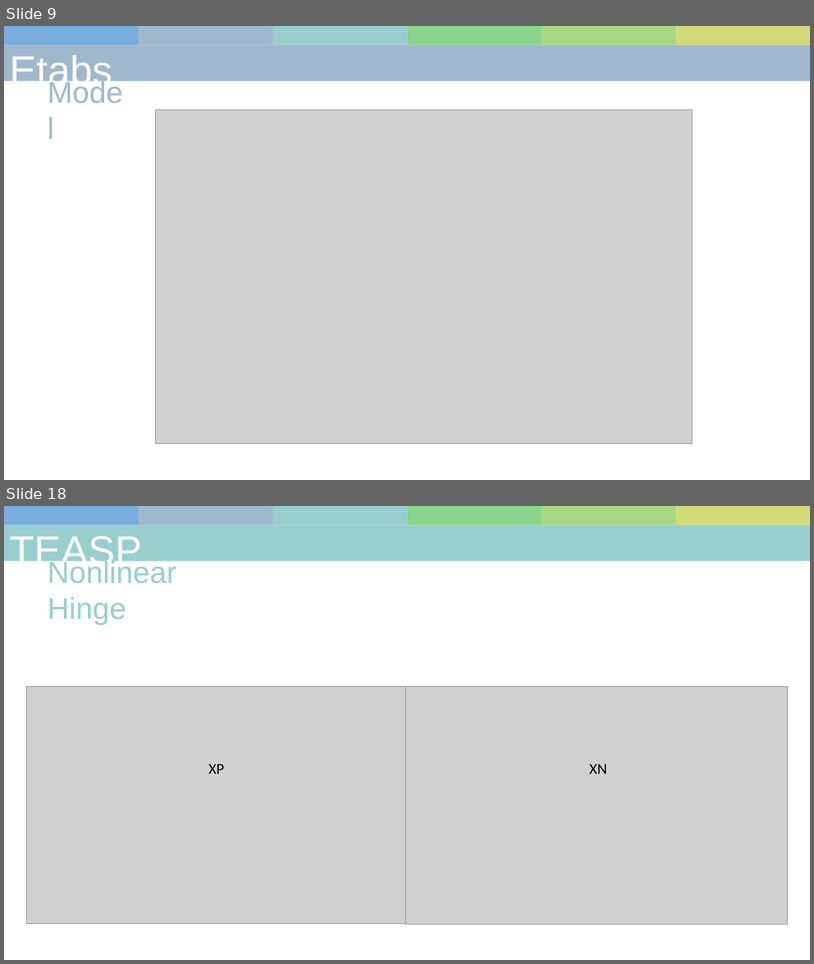
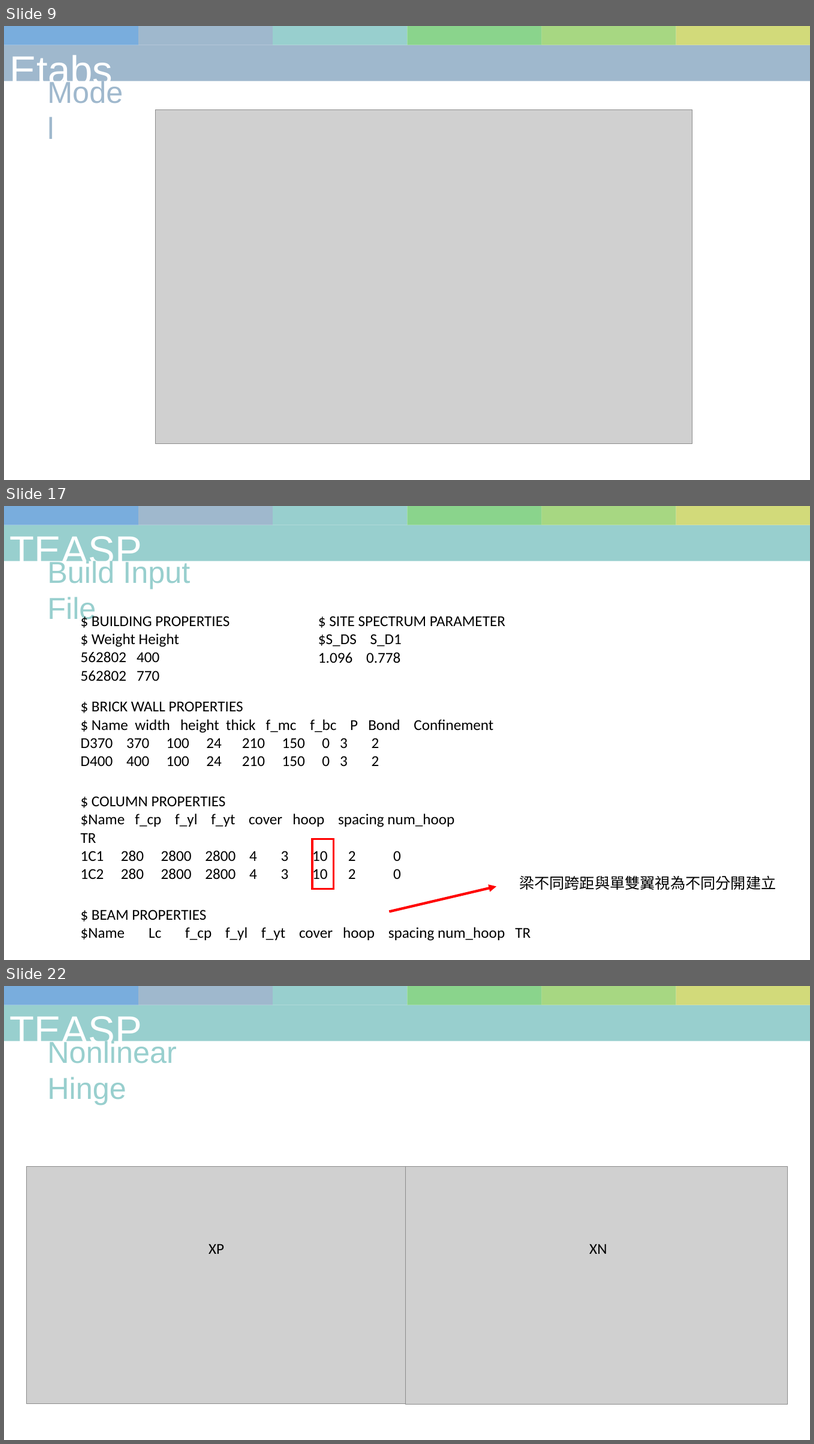
Before and after one commit to skyran1278/matlab, a slide deck: 10-pa/project/20190102.pptx. Shown one above the other, each under a label of ours: slides 9 and 18 before the commit, slides 9, 17 and 22 after it; the slides between them are not shown. The pictures are 814x964 and 814x1444 pixels, drawn with LibreOffice and Linux fonts; fonts in the diff are those of the drawing; grey boxes stand for pictures. Boxes give left, top, right and bottom in pixels: in the first picture for what was removed or moved away, otherwise in the second. Text is boxed around its words. In the diff, an @@ line names an element or a change of style, - is before the commit and + after.

```diff
--- a/10-pa/project/20190102.pptx
+++ b/10-pa/project/20190102.pptx
@@ slide 17 added at <box>4,506,810,960</box>, background #FFFFFF @@
@@ text added at <box>4,521,155,576</box>, 48 pt, text #FFFFFF @@
+TEASPA
@@ rectangle added at <box>4,506,138,525</box>, fill #79ADDD @@
@@ rectangle added at <box>138,506,273,525</box>, fill #9FB8CD @@
@@ rectangle added at <box>273,506,408,525</box>, fill #98CFCE @@
@@ rectangle added at <box>408,506,542,525</box>, fill #8AD48C @@
@@ rectangle added at <box>542,506,676,525</box>, fill #A7D782 @@
@@ rectangle added at <box>677,506,810,525</box>, fill #D2DA7A @@
@@ rectangle added at <box>4,525,810,561</box>, fill #98CFCE @@
@@ text added at <box>47,559,190,625</box>, 36 pt, text #98CFCE @@
+Build Input File
@@ text added at <box>81,615,230,681</box>, 18 pt, text #000000 @@
+$ BUILDING PROPERTIES
+$ Weight Height
+562802 400
+562802 770
@@ text added at <box>318,616,506,663</box>, 18 pt, text #000000 @@
+$ SITE SPECTRUM PARAMETER
+$S_DS S_D1
+1.096 0.778
@@ text added at <box>81,701,494,766</box>, 18 pt, text #000000 @@
+$ BRICK WALL PROPERTIES
+$ Name width height thick f_mc f_bc P Bond Confinement
+D370 370 100 24 210 150 0 3 2
+D400 400 100 24 210 150 0 3 2
@@ text added at <box>81,796,455,883</box>, 18 pt, text #000000 @@
+$ COLUMN PROPERTIES
+$Name f_cp f_yl f_yt cover hoop spacing num_hoop TR
+1C1 280 2800 2800 4 3 10 2 0
+1C2 280 2800 2800 4 3 10 2 0
@@ rectangle added at <box>312,840,335,889</box>, outline #FF0000 2.25 pt @@
@@ text added at <box>519,875,776,889</box>, 18 pt, text #000000 @@
+梁不同跨距與單雙翼視為不同分開建立
@@ arrow added from (389, 912) to (497, 886), #FF0000 3 pt @@
@@ text added at <box>81,909,531,940</box>, 18 pt, text #000000 @@
+$ BEAM PROPERTIES
+$Name Lc f_cp f_yl f_yt cover hoop spacing num_hoop TR
@@ what was slide 18 is now slide 22 @@
```
Also in this commit, not shown: 11 slides changed, 4 other slides added, 2 slides removed, 5 other files.
